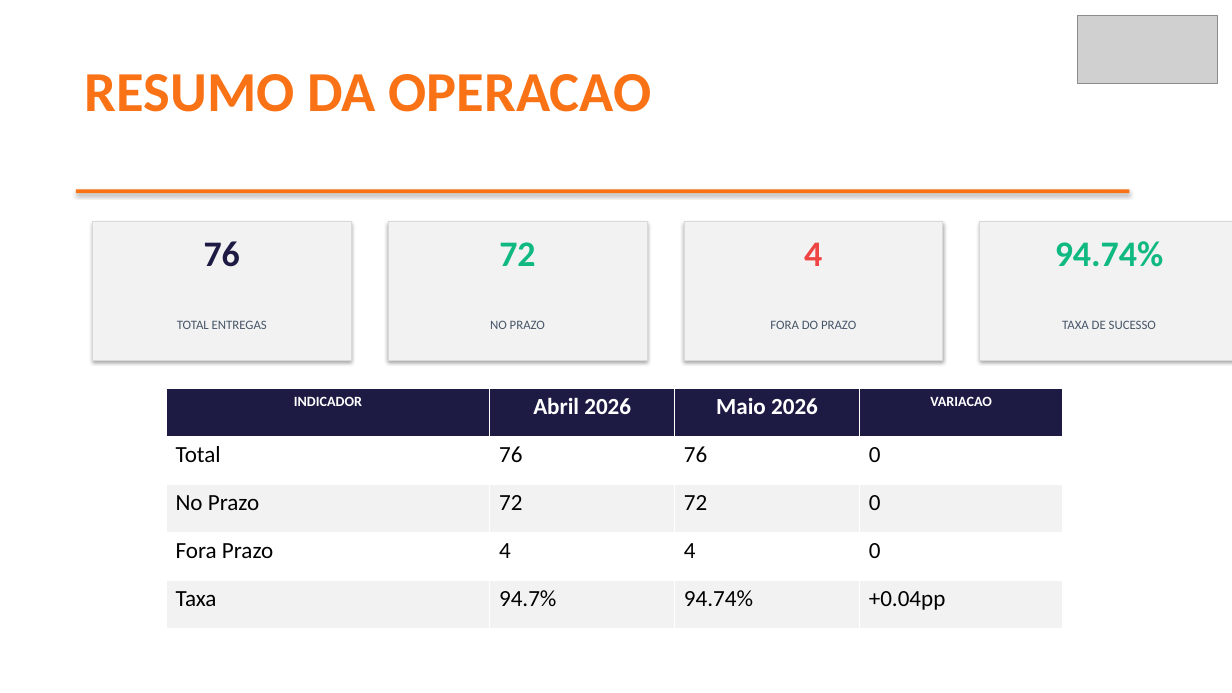
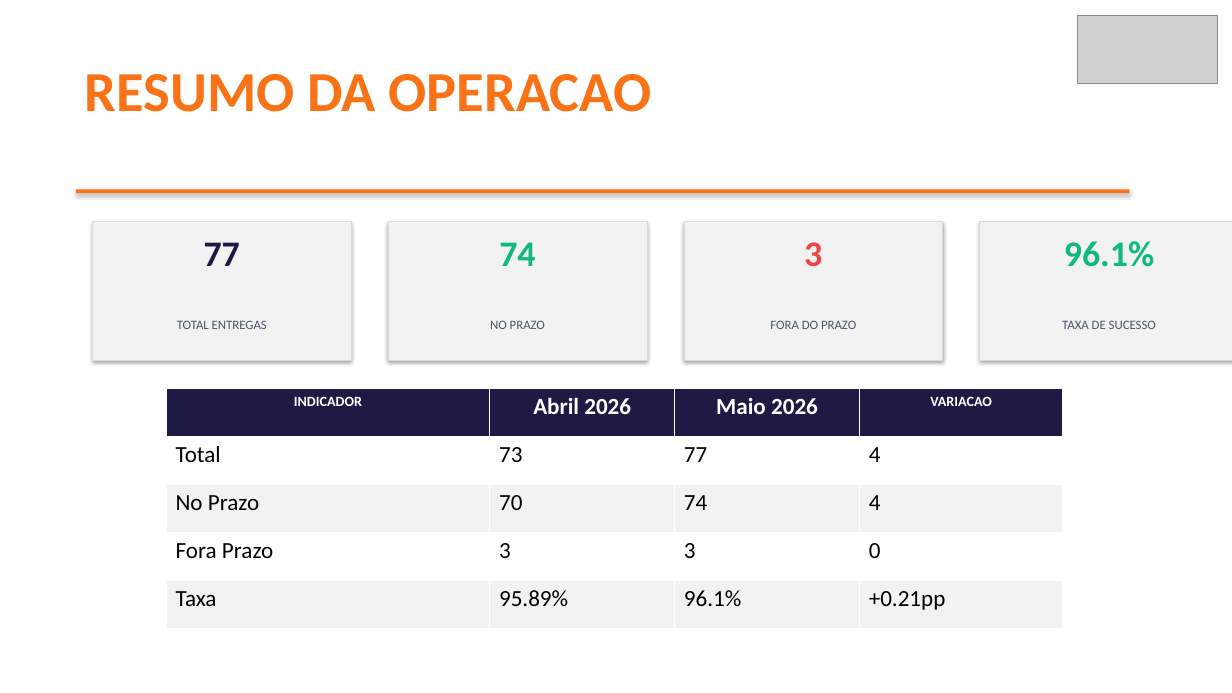
Before and after one commit to brendaelicia-sketch/PortoEX, a slide deck: slide 2 of pptx/maio_2026/ITACORDA_INDUSTRIA_E_COMERCIO.pptx. Drawn at 1232x693 pixels with LibreOffice and Linux fonts; fonts in the diff are those of the drawing; grey boxes stand for pictures. Boxes give left, top, right and bottom in pixels: in the first picture for what was removed or moved away, otherwise in the second. Text is boxed around its words. In the diff, an @@ line names an element or a change of style, - is before the commit and + after.

```diff
--- a/pptx/maio_2026/ITACORDA_INDUSTRIA_E_COMERCIO.pptx
+++ b/pptx/maio_2026/ITACORDA_INDUSTRIA_E_COMERCIO.pptx
@@ text at bbox=[204, 242, 240, 266]: text changed @@
-76
+77
@@ text at bbox=[499, 242, 535, 266]: text changed @@
-72
+74
@@ text at bbox=[804, 242, 822, 267]: text changed @@
-4
+3
@@ text at bbox=[1064, 241, 1154, 267]: text changed @@
-94.74%
+96.1%
@@ table at bbox=[166, 388, 1063, 628] @@
-row 2: Total | 76 | 76 | 0
+row 2: Total | 73 | 77 | 4
-row 3: No Prazo | 72 | 72 | 0
+row 3: No Prazo | 70 | 74 | 4
-row 4, column 2: 4
+row 4, column 2: 3
-row 4, column 3: 4
+row 4, column 3: 3
-row 5: Taxa | 94.7% | 94.74% | +0.04pp
+row 5: Taxa | 95.89% | 96.1% | +0.21pp
```
Also in this commit, not shown: 4 other slides changed, 1 slide added, 1 slide removed.
